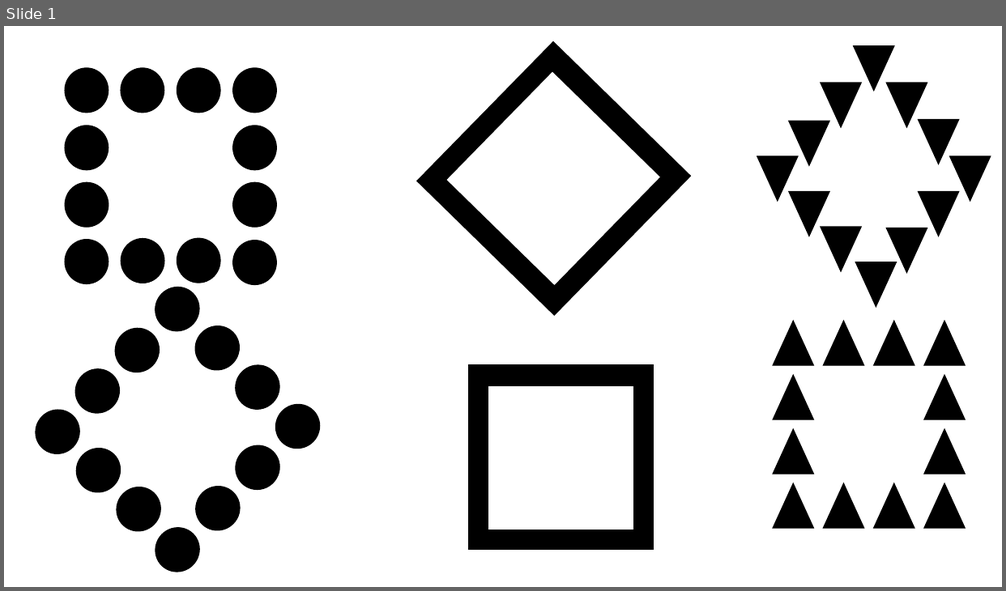
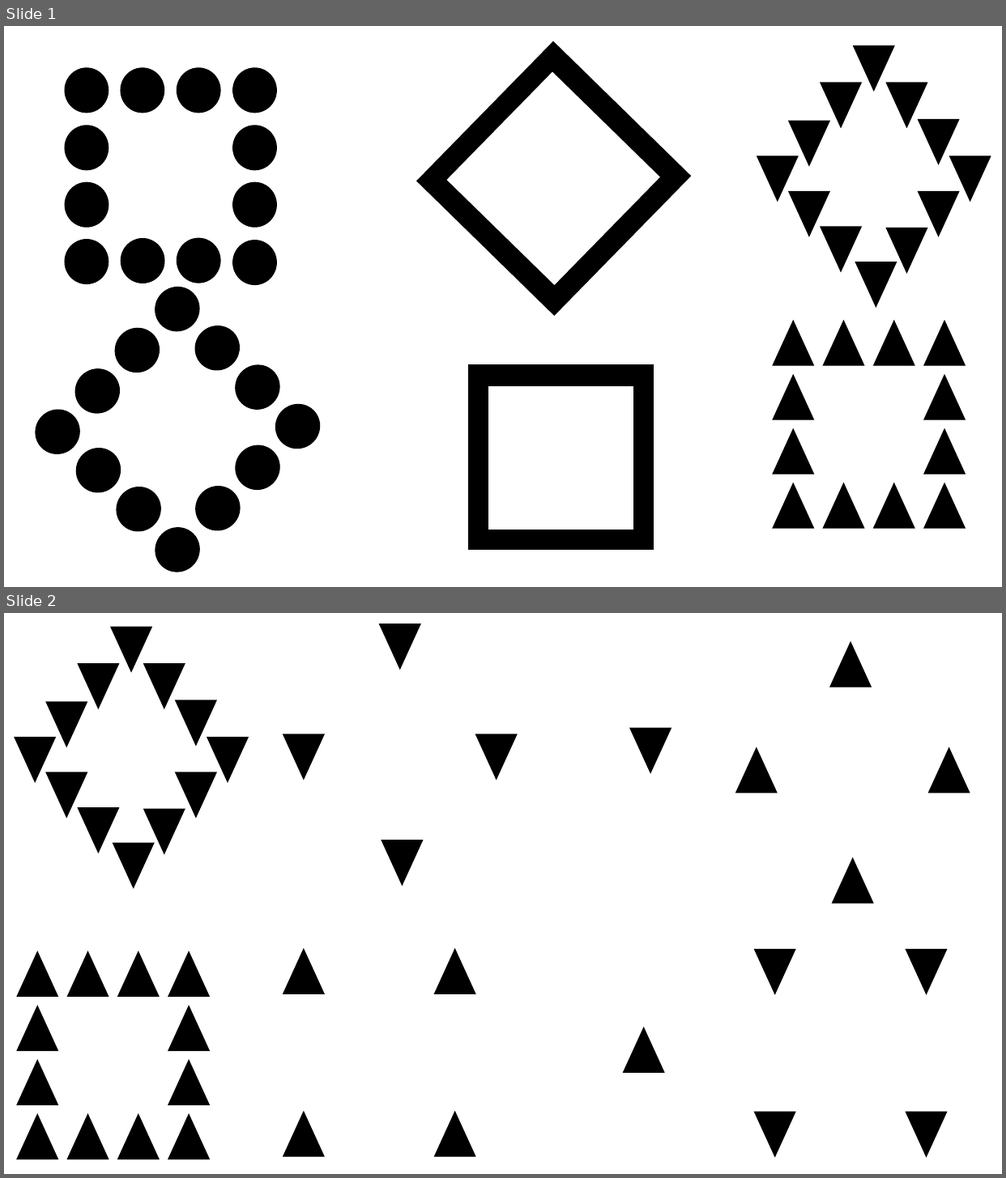
Before and after one commit to kaien125/pytorch-image-classification, a slide deck: image_ppt/image_template.pptx. Shown one above the other, each under a label of ours: slide 1 before the commit, slides 1 and 2 after it. The pictures are 1006x591 and 1006x1178 pixels, drawn with LibreOffice and Linux fonts; fonts in the diff are those of the drawing. Boxes give left, top, right and bottom in pixels: in the first picture for what was removed or moved away, otherwise in the second. Text is boxed around its words. In the diff, an @@ line names an element or a change of style, - is before the commit and + after.

```diff
--- a/image_ppt/image_template.pptx
+++ b/image_ppt/image_template.pptx
@@ slide 2 added at (4, 613, 1002, 1174), background #FFFFFF @@
@@ group added at (736, 642, 969, 903): 4 triangles @@
@@ triangle added at (631, 728, 671, 773), fill #000000, outline #000000 1 pt @@
@@ group added at (15, 628, 248, 888): 12 triangles @@
@@ group added at (283, 624, 517, 884): 4 triangles @@
@@ group added at (755, 950, 947, 1157): 4 triangles @@
@@ triangle added at (624, 1029, 664, 1072), fill #000000, outline #000000 1 pt @@
@@ group added at (18, 952, 209, 1160): 12 triangles @@
@@ group added at (283, 950, 475, 1157): 4 triangles @@
```
Also in this commit, not shown: 2 other files.
